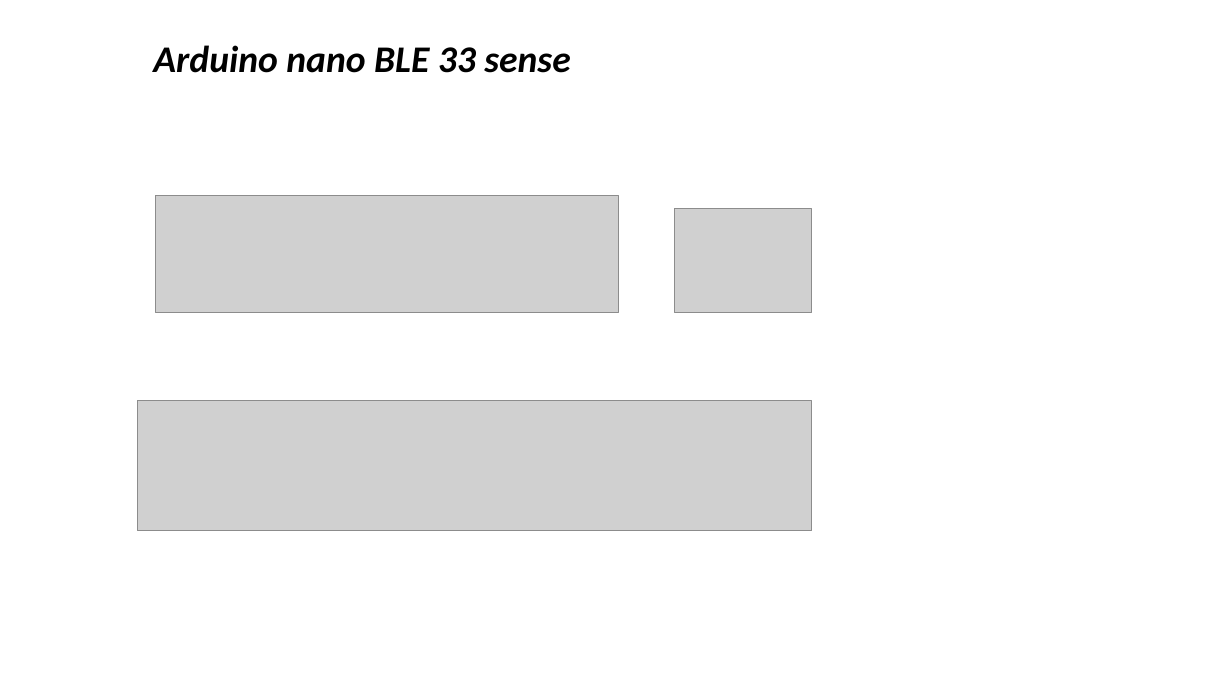
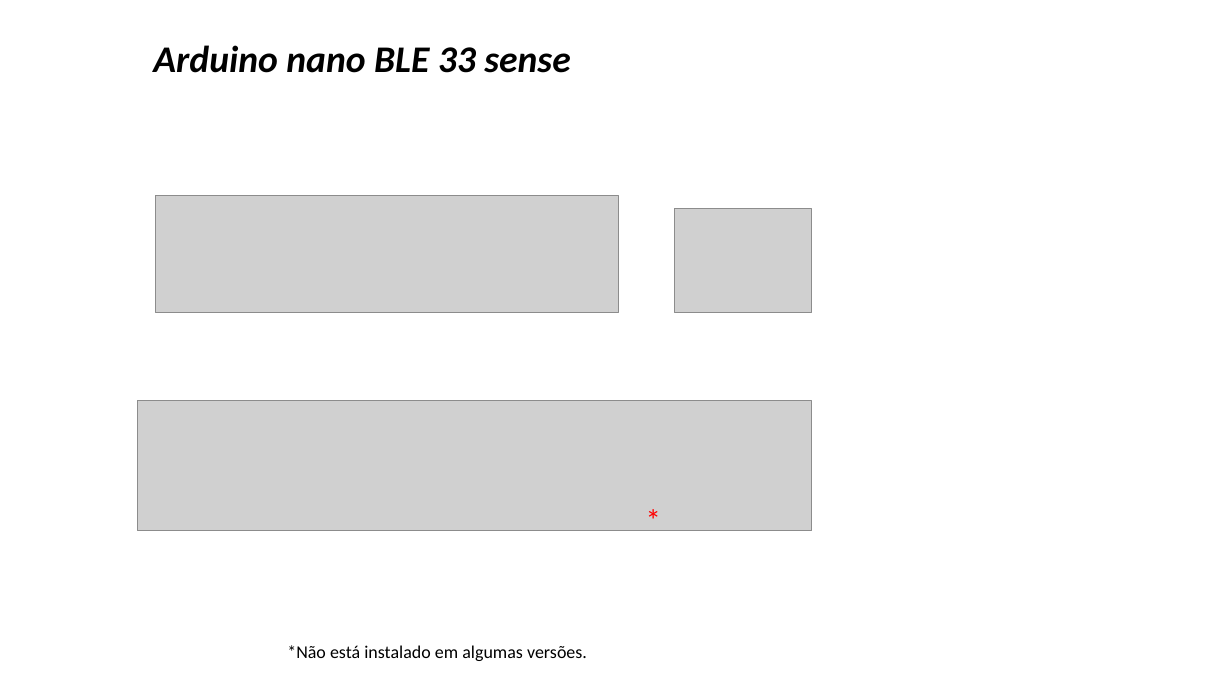
Before and after one commit to zz4fap/tp557-iot-ml, a slide deck: slide 3 of slides/TP557_14b_introducao_arduinoble.pptx. Drawn at 1232x693 pixels with LibreOffice and Linux fonts; fonts in the diff are those of the drawing; grey boxes stand for pictures; background and template pictures are left out. Boxes give left, top, right and bottom in pixels: in the first picture for what was removed or moved away, otherwise in the second. Text is boxed around its words. In the diff, an @@ line names an element or a change of style, - is before the commit and + after.

```diff
--- a/slides/TP557_14b_introducao_arduinoble.pptx
+++ b/slides/TP557_14b_introducao_arduinoble.pptx
@@ text added at (637,496,666,543), 24 pt, text #FF0000 @@
+*
@@ text added at (287,645,587,661), 14 pt, text #000000 @@
+*Não está instalado em algumas versões.
```
Also in this commit, not shown: 2 other slides changed, 7 slides added, 1 other file.
